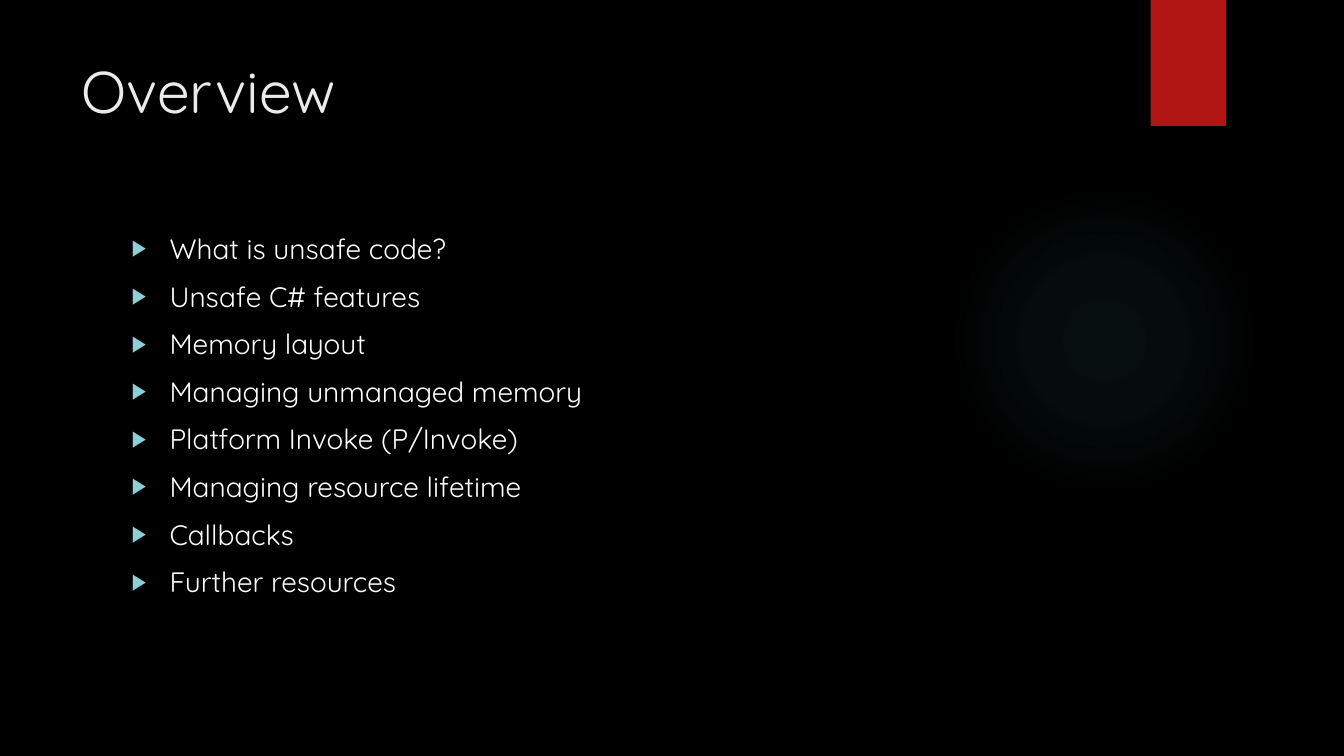
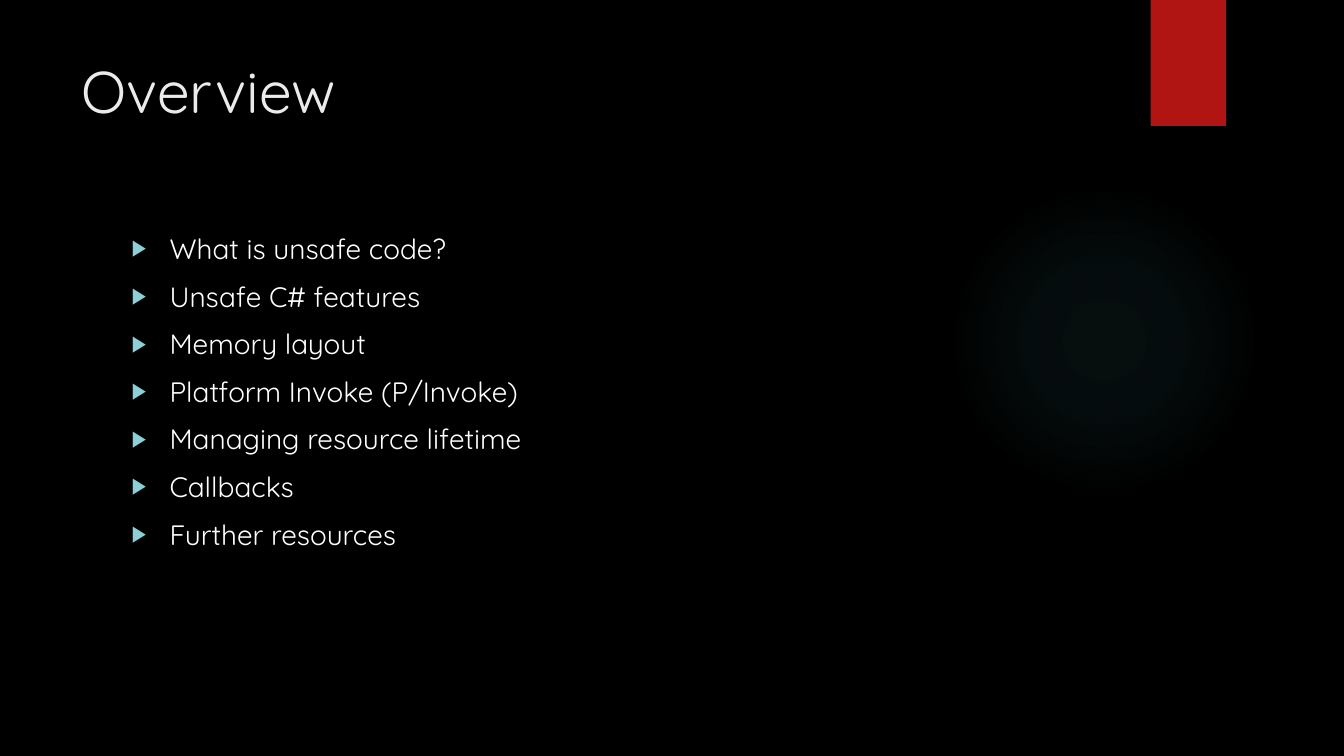
Before and after one commit to dennisdietrich/UnsafeCSharp, a slide deck: slide 2 of doc/Introduction to unsafe C#.pptx. Drawn at 1344x756 pixels with LibreOffice and Linux fonts; fonts in the diff are those of the drawing; background and template pictures are left out. Boxes give left, top, right and bottom in pixels: in the first picture for what was removed or moved away, otherwise in the second. Text is boxed around its words. In the diff, an @@ line names an element or a change of style, - is before the commit and + after.

```diff
--- a/doc/Introduction to unsafe C#.pptx
+++ b/doc/Introduction to unsafe C#.pptx
@@ text at (170,381,582,408): paragraph removed @@
-▶ Managing unmanaged memory
```
Also in this commit, not shown: 8 other slides changed, 3 slides removed, 2 other files.
